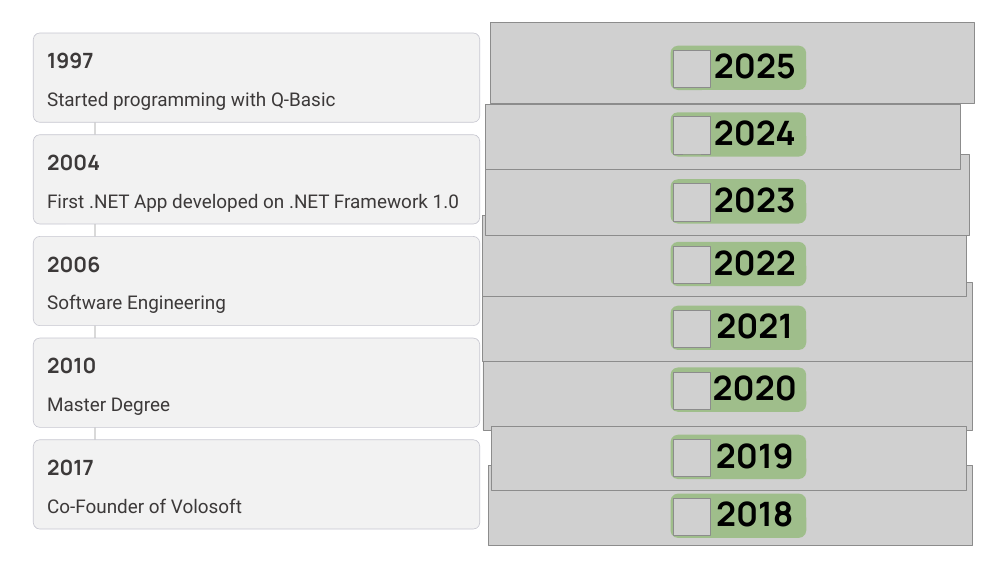
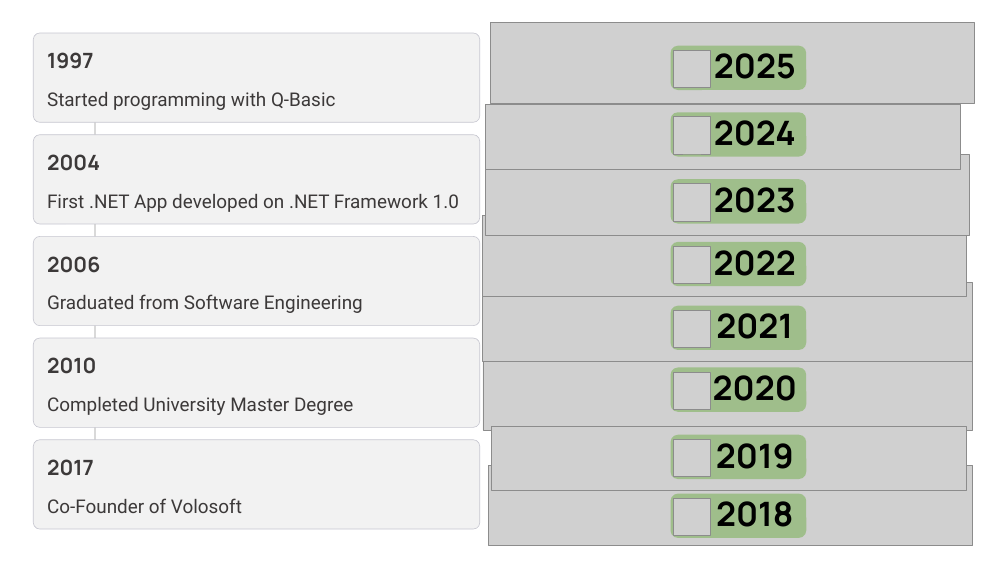
Before and after one commit to ebicoglu/presentations, a slide deck: slide 2 of multi-tenancy-wearedevelopers-2025_30mins.pptx. Drawn at 1008x567 pixels with LibreOffice and Linux fonts; fonts in the diff are those of the drawing; grey boxes stand for pictures; background and template pictures are left out. Boxes give left, top, right and bottom in pixels: in the first picture for what was removed or moved away, otherwise in the second. Text is boxed around its words. In the diff, an @@ line names an element or a change of style, - is before the commit and + after.

```diff
--- a/multi-tenancy-wearedevelopers-2025_30mins.pptx
+++ b/multi-tenancy-wearedevelopers-2025_30mins.pptx
@@ text at (47,294,363,313): text changed @@
-Software Engineering
+Graduated from Software Engineering
@@ text at (47,397,353,415): text changed @@
-Master Degree
+Completed University Master Degree
```
Also in this commit, not shown: 1 other slide changed.
